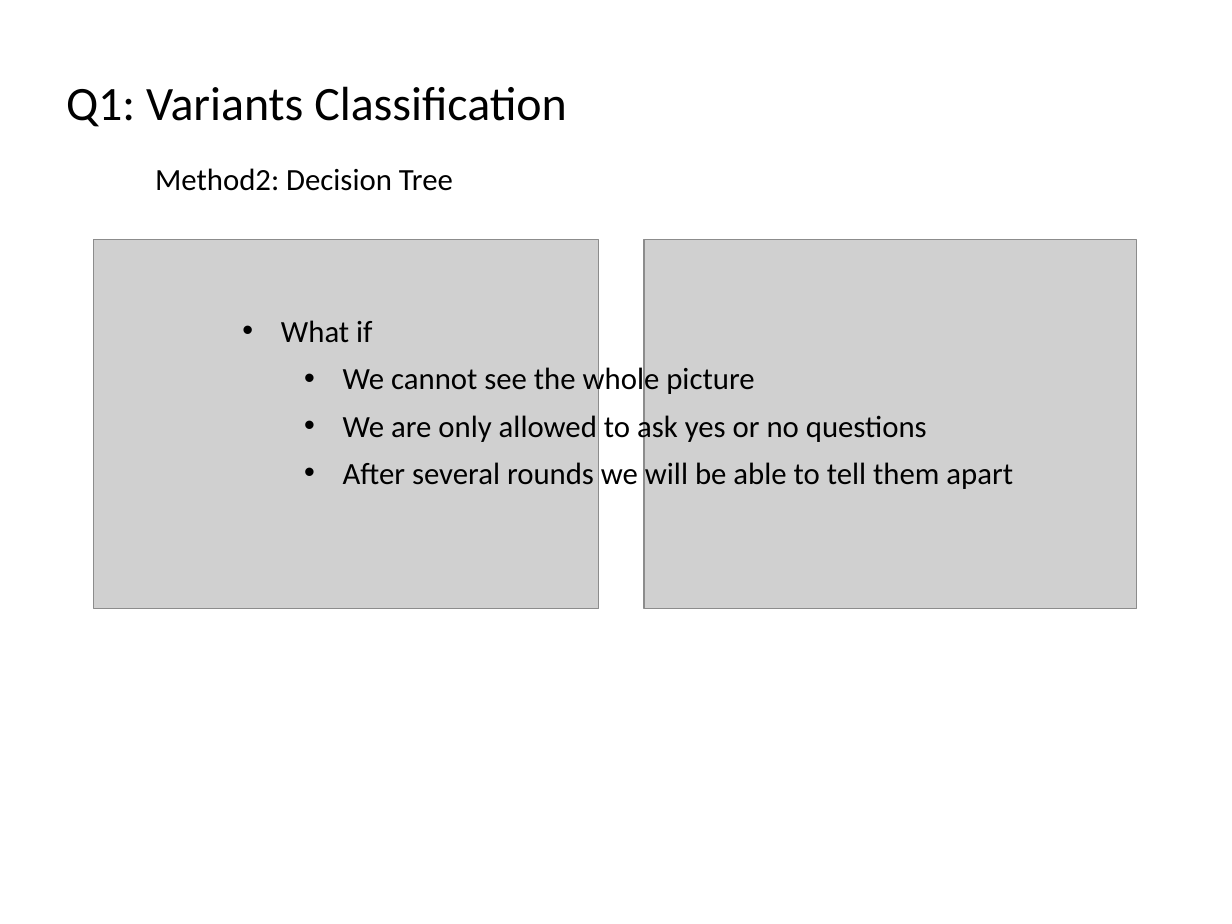
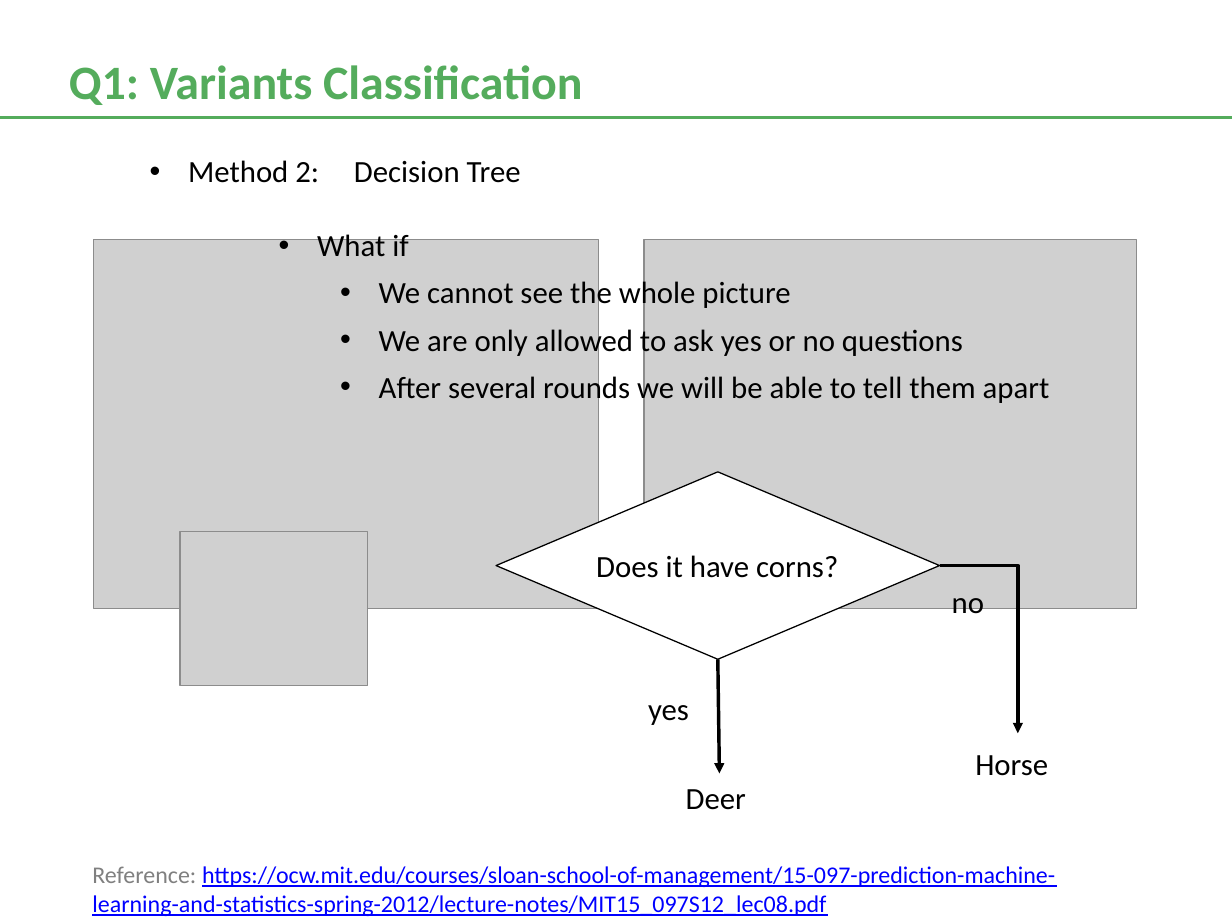
Before and after one commit to frostace/BinaryClassification, a slide deck: slide 6 of DataSciencePres.pptx. Drawn at 1232x924 pixels with LibreOffice and Linux fonts; fonts in the diff are those of the drawing; grey boxes stand for pictures. Boxes give left, top, right and bottom in pixels: in the first picture for what was removed or moved away, otherwise in the second. Text is boxed around its words. In the diff, an @@ line names an element or a change of style, - is before the commit and + after.

```diff
--- a/DataSciencePres.pptx
+++ b/DataSciencePres.pptx
@@ text "Q1: Variants Classification": place and size @@
-text "Q1: Variants Classification" at [66,86,567,127]
+text "Q1: Variants Classification" at [69,65,582,105]
@@ text "Q1: Variants Classification" at [69,65,582,105]: text colour #000000 to #54AC5C, bold on; more space between paragraphs @@
@@ line added from (0, 117) to (1232, 117), #54AC5C 1.38 pt @@
@@ text at [188,160,521,183]: text changed @@
-Method2: Decision Tree
+• Method 2: Decision Tree
@@ text "What if" rewrapped from [281,320,1013,489] to [317,230,1050,406] @@
@@ picture added at [180,532,367,686] @@
@@ group added at [496,472,1048,810]: 5 texts, 1 diamond, 1 arrow, 1 elbow arrow @@
+Does it have corns?
+Deer
+Horse
+yes
+no
@@ text added at [92,866,1055,916], 14 pt, text #0000FF, underline @@
+Reference: https://ocw.mit.edu/courses/sloan-school-of-management/15-097-prediction-machine-learning-and-statistics-spring-2012/lecture-notes/MIT15_097S12_lec08.pdf
```
Also in this commit, not shown: 11 other slides changed, 4 slides added, 5 slides removed, 8 other files.
